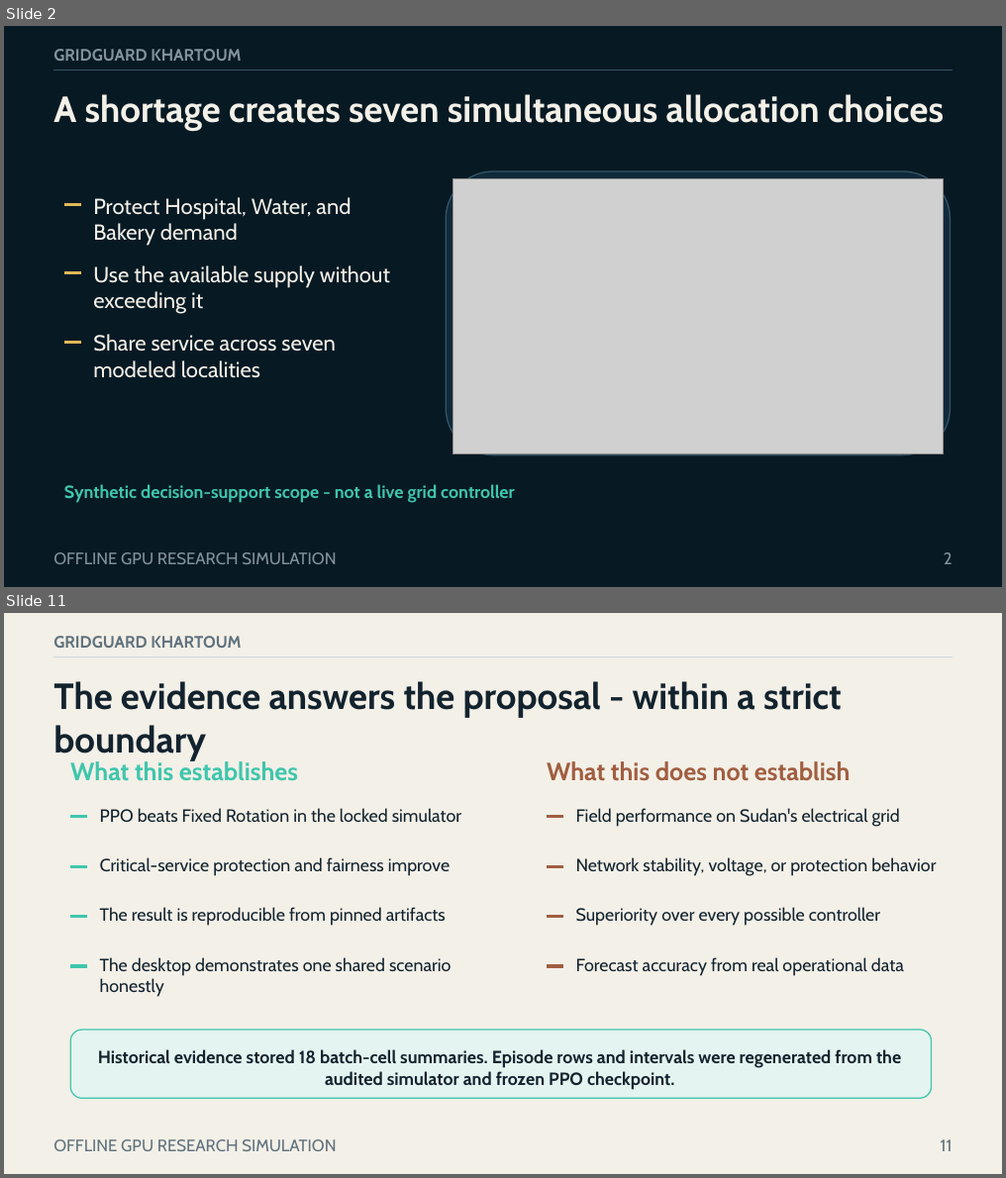
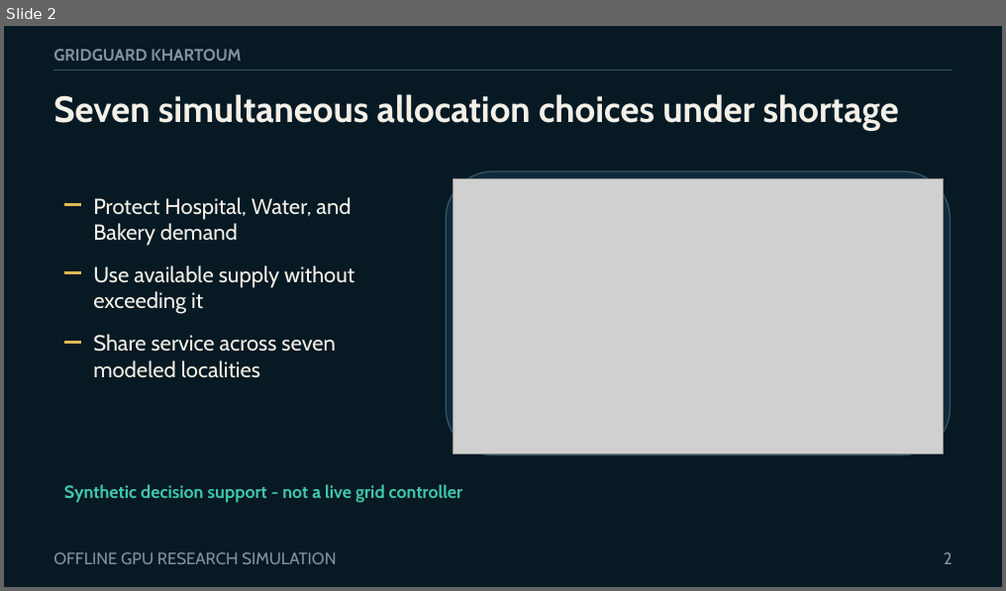
Before and after one commit to boomout2012-afk/gridguard-khartoum, a slide deck: output/presentation/gridguard-khartoum-defense.pptx. Shown one above the other, each under a label of ours: slides 2 and 11 before the commit, slide 2 after it; the slides between them are not shown. The pictures are 1006x1178 and 1006x591 pixels, drawn with LibreOffice and Linux fonts; fonts in the diff are those of the drawing; grey boxes stand for pictures. Boxes give left, top, right and bottom in pixels: in the first picture for what was removed or moved away, otherwise in the second. Text is boxed around its words. In the diff, an @@ line names an element or a change of style, - is before the commit and + after.

```diff
--- a/output/presentation/gridguard-khartoum-defense.pptx
+++ b/output/presentation/gridguard-khartoum-defense.pptx
@@ slide 11 removed at <box>4,613,1002,1174</box>, background #F3F0E8 @@
@@ text removed at <box>54,636,241,648</box> @@
-GRIDGUARD KHARTOUM
@@ line removed from (54, 657) to (952, 657) @@
@@ text removed at <box>54,681,842,761</box> @@
-The evidence answers the proposal - within a strict boundary
@@ text removed at <box>70,760,298,781</box> @@
-What this establishes
@@ text removed at <box>547,761,849,781</box> @@
-What this does not establish
@@ line removed from (70, 817) to (87, 817) @@
@@ text removed at <box>100,808,461,823</box> @@
-PPO beats Fixed Rotation in the locked simulator
@@ line removed from (547, 817) to (563, 817) @@
@@ text removed at <box>576,808,900,827</box> @@
-Field performance on Sudan's electrical grid
@@ line removed from (70, 866) to (87, 866) @@
@@ text removed at <box>100,858,450,876</box> @@
-Critical-service protection and fairness improve
@@ line removed from (547, 866) to (563, 866) @@
@@ text removed at <box>576,858,936,876</box> @@
-Network stability, voltage, or protection behavior
@@ text removed at <box>100,907,446,926</box> @@
-The result is reproducible from pinned artifacts
@@ text removed at <box>576,907,880,926</box> @@
-Superiority over every possible controller
@@ line removed from (70, 917) to (87, 917) @@
@@ line removed from (547, 917) to (563, 917) @@
@@ line removed from (70, 966) to (87, 966) @@
@@ text removed at <box>100,958,450,997</box> @@
-The desktop demonstrates one shared scenario honestly
@@ line removed from (547, 966) to (563, 966) @@
@@ text removed at <box>576,958,904,976</box> @@
-Forecast accuracy from real operational data
@@ rounded rectangle removed at <box>70,1030,932,1099</box> @@
@@ text removed at <box>98,1050,901,1090</box> @@
-Historical evidence stored 18 batch-cell summaries. Episode rows and intervals were regenerated from the audited simulator and frozen PPO checkpoint.
@@ text removed at <box>54,1140,336,1152</box> @@
-OFFLINE GPU RESEARCH SIMULATION
@@ text removed at <box>941,1140,952,1152</box> @@
-11
@@ slide 2 changed as well @@
@@ text at <box>54,94,899,131</box>: text changed @@
-A shortage creates seven simultaneous allocation choices
+Seven simultaneous allocation choices under shortage
@@ text at <box>93,266,354,314</box>: text changed @@
-Use the available supply without exceeding it
+Use available supply without exceeding it
@@ text at <box>64,484,463,503</box>: text changed @@
-Synthetic decision-support scope - not a live grid controller
+Synthetic decision support - not a live grid controller
```
Also in this commit, not shown: 5 other slides changed, 7 slides added, 5 other slides removed, 2 other files.
